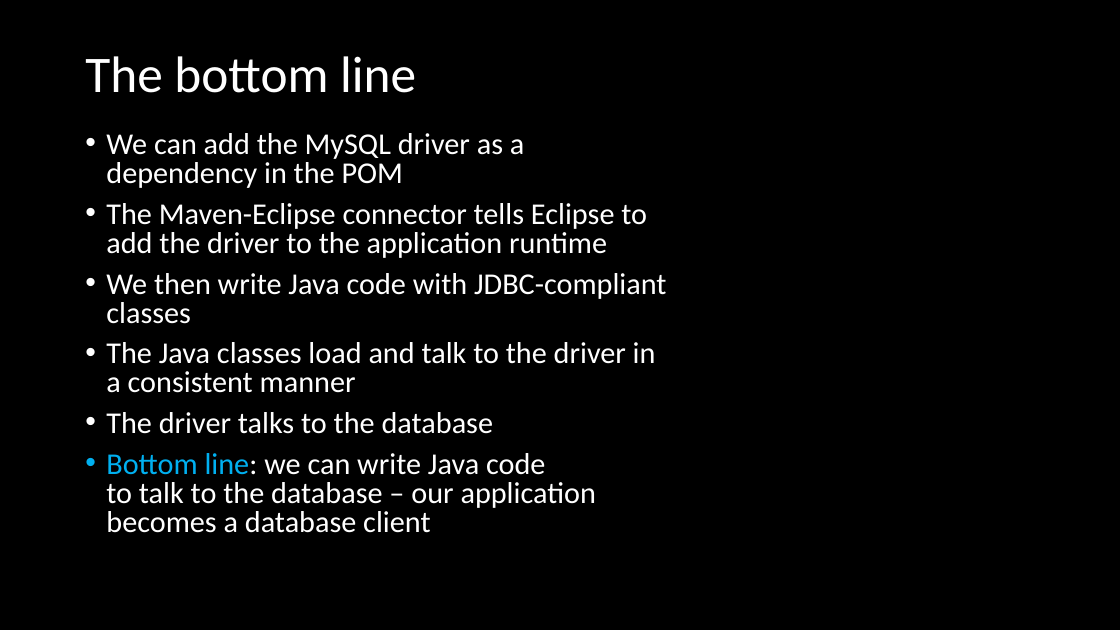
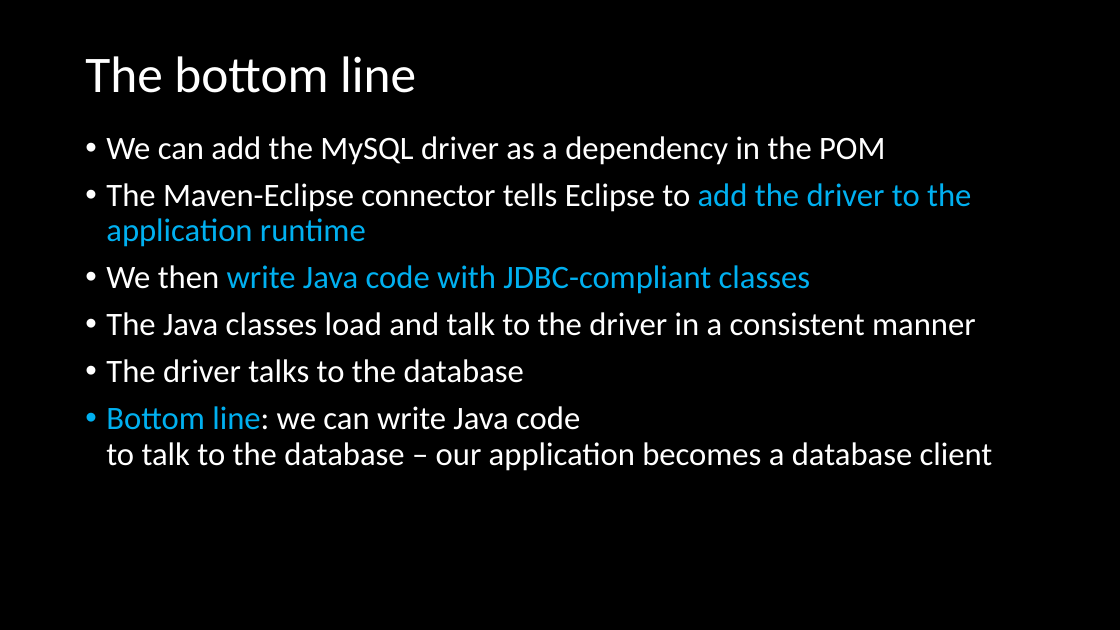
Before and after one commit to ckiefriter1/PT-BESD, a slide deck: slide 11 of Week7/W1.04. Create Maven Project.pptx. Drawn at 1120x630 pixels with LibreOffice and Linux fonts; fonts in the diff are those of the drawing. Boxes give left, top, right and bottom in pixels: in the first picture for what was removed or moved away, otherwise in the second. Text is boxed around its words. In the diff, an @@ line names an element or a change of style, - is before the commit and + after.

```diff
--- a/Week7/W1.04. Create Maven Project.pptx
+++ b/Week7/W1.04. Create Maven Project.pptx
@@ text "We can add the MySQL ..." at (x1=106, y1=136, x2=993, y2=471): size 25.9 to 28 pt; text colour #FFFFFF to #00B0F0 in "add the driver to the application runtime", "write Java code with JDBC-compliant classes"; line spacing 0.8 to 0.9 @@
```
Also in this commit, not shown: 2 other slides changed, 3 other files.
